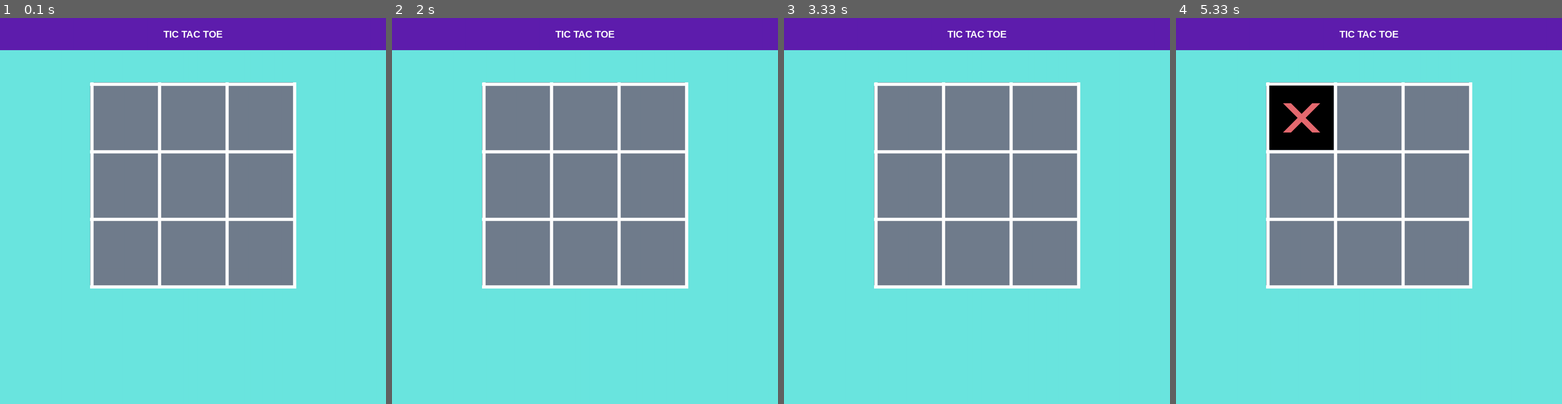
Above: before the commit, frames 1-4 (left to right).
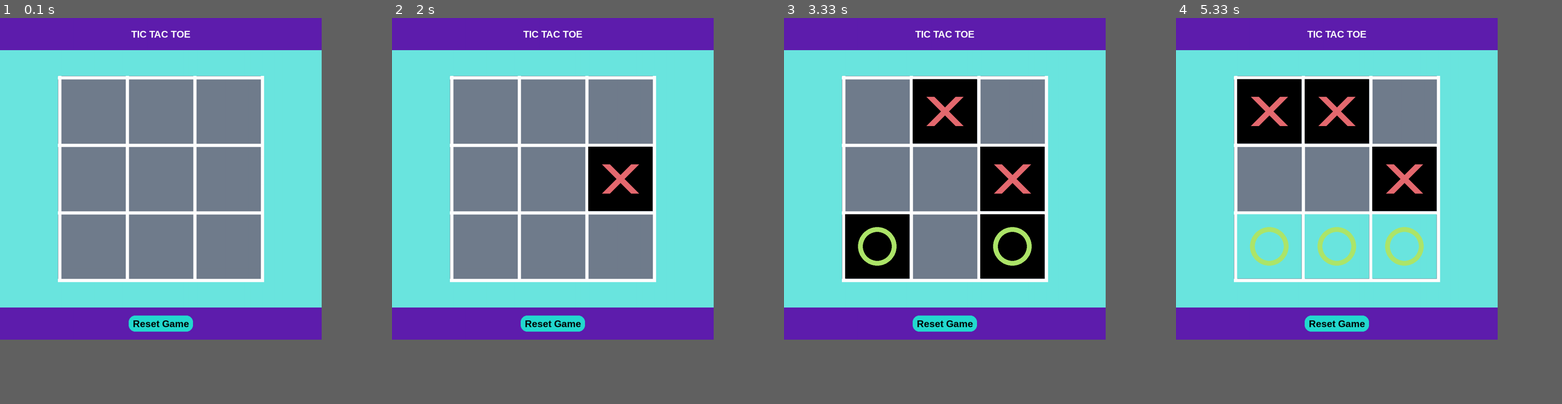
Above: after the commit, the same moments.

Repository: stefanzero/myMissionBitPython
Game: pygame game, started from projects/pygame/tictactoe/main.py
The game is run twice, just before and just after one commit, with the same random seed, the same clock (stepped at 60 frames per second) and the same inputs.
Inputs (mouse positions are in pixels of both pictures, inside the frame that each line leads up to):
- Up to frame 1 (0.1 s): no input
- Up to frame 2 (2 s): press the mouse at (619, 245) at 0.37 s; move the mouse to (534, 187) at 0.47 s; release the mouse at (453, 129) at 0.6 s; click (554, 322) at 0.83 s; press the mouse at (484, 180) at 1.17 s; move the mouse to (581, 238) at 1.27 s; release the mouse at (673, 299) at 1.4 s; press the mouse at (554, 322) at 1.5 s; move the mouse to (519, 303) at 1.6 s; release the mouse at (480, 284) at 1.73 s; press the mouse at (619, 180) at 1.83 s; move the mouse to (542, 203) at 1.93 s
- Up to frame 3 (3.33 s): release the mouse at (853, 230) at 2.07 s; press the mouse at (1011, 245) at 2.17 s; move the mouse to (1023, 268) at 2.27 s; release the mouse at (1034, 295) at 2.4 s; press the mouse at (946, 110) at 2.57 s; move the mouse to (938, 83) at 2.67 s; release the mouse at (930, 60) at 2.8 s; press the mouse at (876, 245) at 3.17 s; move the mouse to (895, 226) at 3.27 s
- Up to frame 4 (5.33 s): release the mouse at (1307, 211) at 3.4 s; move the mouse to (1291, 110) at 3.9 s; click (1291, 110) at 4.28 s; click (1338, 245) at 5.22 s
The window is 900x900 before the commit and 750x750 after it. Grey fills any space a smaller window leaves; there, only what the larger window draws over its background counts as a difference.

The runs differ from the first frame. In frame 1, 24% of the frame differs, in the area x 0-100%, y 0-84%; in frame 2, 26%; in frame 3, 32%; in frame 4, 33%.

Commit message:
Add reset button to tictactoe

Diff:
--- a/projects/pygame/tictactoe/main.py
+++ b/projects/pygame/tictactoe/main.py
@@ -7,26 +7,33 @@
 
 # Initialize Pygame
 pygame.init()
-WIDTH, HEIGHT = 1200, 1200
+WIDTH, HEIGHT = 1000, 1000
 TITLE_WIDTH = WIDTH
 TITLE_HEIGHT = 100
 TITLE_FONT_SIZE = 50
 TITLE_COLOR = (255, 255, 255)
+FOOTER_HEIGHT = TITLE_HEIGHT
+BUTTON_HEIGHT = 50
+BUTTON_WIDTH = 200
+BODY_HEIGHT = HEIGHT - TITLE_HEIGHT - FOOTER_HEIGHT
+
 LINE_WIDTH = 10
 LINE_WIDTH_2 = 5
-
 WIN_LINE_WIDTH = 15
 SQUARE_SIZE = 200
 BOARD_WIDTH = 3 * SQUARE_SIZE + 4 * LINE_WIDTH
 BOARD_HEIGHT = 3 * SQUARE_SIZE + 4 * LINE_WIDTH
 BOARD_LEFT_MARGIN = (WIDTH - BOARD_WIDTH) // 2
-BOARD_TOP_MARGIN = TITLE_HEIGHT + TITLE_HEIGHT
+# BOARD_TOP_MARGIN = TITLE_HEIGHT + TITLE_HEIGHT
+BOARD_TOP_MARGIN = TITLE_HEIGHT + (BODY_HEIGHT - BOARD_HEIGHT) // 2
 BOARD_ROWS = 3
 BOARD_COLS = 3
 CIRCLE_RADIUS = 60
 CIRCLE_WIDTH = 15
 CROSS_WIDTH = 25
 SPACE = 55
+
+FOOTER_TOP_MARGIN = HEIGHT - FOOTER_HEIGHT
 # RGB
 """
   color: rgb(107, 230, 224);
@@ -37,9 +44,17 @@
 RED = (255, 0, 0)
 WHITE = (255, 255, 255)
 BLACK = (0, 0, 0)
+GREEN = (0, 255, 0)
+DARK_GREEN = (0, 100, 0)
 BG_COLOR = (107, 230, 224)
+BUTTON_BG_COLOR = pygame.Color(0, 0, 0)
+BUTTON_BG_COLOR.hsla = (177, 71, 50, 1)
+BUTTON_HOVER_BG_COLOR = pygame.Color(0, 0, 0)
+BUTTON_HOVER_BG_COLOR.hsla = (177, 71, 70, 1)
+BUTTON_BORDER_RADIUS = 10
 # TITLE_BG_COLOR = (162, 107, 230)
 TITLE_BG_COLOR = (95, 30, 174)
+FOOTER_BG_COLOR = TITLE_BG_COLOR
 TITLE_COLOR = WHITE
 BOARD_COLOR = (113, 125, 141)
 X_COLOR = (230, 106, 112)
@@ -69,6 +84,35 @@
     title_rect = title_text.get_rect(center=(TITLE_WIDTH // 2, TITLE_HEIGHT // 2))
     pygame.draw.rect(screen, TITLE_BG_COLOR, (0, 0, TITLE_WIDTH, TITLE_HEIGHT))
     screen.blit(title_text, title_rect)
+
+
+def create_button(action=None):
+    left = (WIDTH - BUTTON_WIDTH) // 2
+    top = FOOTER_TOP_MARGIN + (FOOTER_HEIGHT - BUTTON_HEIGHT) // 2
+    button = Button(
+        text="Reset Game",
+        left=left,
+        top=top,
+        width=BUTTON_WIDTH,
+        height=BUTTON_HEIGHT,
+        font=arial_30_bold,
+        text_color=WHITE,
+        button_color=BUTTON_BG_COLOR,
+        button_hover_color=BUTTON_HOVER_BG_COLOR,
+        border_radius=20,
+        action=action,
+    )
+    return button
+
+
+def draw_footer(screen, button=None):
+    pygame.draw.rect(
+        screen,
+        FOOTER_BG_COLOR,
+        (0, FOOTER_TOP_MARGIN, WIDTH, FOOTER_HEIGHT),
+    )
+    if button:
+        button.draw(screen)
 
 
 def draw_board(screen):
@@ -107,6 +151,80 @@
         x += SQUARE_SIZE + LINE_WIDTH
 
 
+class Button:
+    def __init__(
+        self,
+        top,
+        left,
+        width,
+        height,
+        text,
+        font=None,
+        text_color=BLACK,
+        button_color=BUTTON_BG_COLOR,
+        button_hover_color=BUTTON_HOVER_BG_COLOR,
+        border_radius=BUTTON_BORDER_RADIUS,
+        action=None,
+    ):
+        self.rect = pygame.Rect(
+            left,
+            top,
+            width,
+            height,
+        )
+        self.text = text
+        if font:
+            self.font = font
+        else:
+            self.font = pygame.font.SysFont("arial", 30, bold=True)
+        self.text_color = text_color
+        self.button_color = button_color
+        self.button_hover_color = button_hover_color
+        self.border_radius = border_radius
+        self.action = action
+        self.color = button_color
+        self.hover_color = button_hover_color
+        self.is_hovered = False
+
+    def set_action(self, action):
+        self.action = action
+
+    def draw(self, surface):
+        current_color = self.hover_color if self.is_hovered else self.color
+        pygame.draw.rect(
+            surface, current_color, self.rect, border_radius=self.border_radius
+        )
+
+        text_surface = self.font.render(self.text, True, BLACK)
+        text_rect = text_surface.get_rect(center=self.rect.center)
+        surface.blit(text_surface, text_rect)
+
+    # return True if the hover state changes
+    def redraw(self, event):
+        is_hovered = False
+        if event.type == pygame.MOUSEMOTION:
+            is_hovered = self.rect.collidepoint(event.pos)
+            if is_hovered != self.is_hovered:
+                self.is_hovered = is_hovered
+                return True
+        elif (
+            event.type == pygame.MOUSEBUTTONDOWN and event.button == 1
+        ):  # Left mouse button
+            if self.rect.collidepoint(event.pos):
+                return True
+        return False
+
+    def handle_event(self, event):
+        if event.type == pygame.MOUSEMOTION:
+            self.is_hovered = self.rect.collidepoint(event.pos)
+        if (
+            event.type == pygame.MOUSEBUTTONDOWN and event.button == 1
+        ):  # Left mouse button
+            if self.rect.collidepoint(event.pos):
+                if self.action:
+                    self.action()
+
+
 class Square:
     def __init__(self, x, y, size):
         self.x = x
@@ -167,6 +285,12 @@
                 y = BOARD_TOP_MARGIN + row * (SQUARE_SIZE + LINE_WIDTH) + LINE_WIDTH
                 square = Square(x, y, SQUARE_SIZE)
                 self.squares[row][col] = square
+
+    def reset(self):
+        for row in range(3):
+            for col in range(3):
+                self.squares[row][col].marker = None
+                self.squares[row][col].highlight = False
 
 
 def handle_click(x, y, board):
@@ -238,10 +362,12 @@
 
 async def main():
 
+    board = Board()
     screen = create_screen()
     draw_board(screen)
     draw_title(screen)
-    board = Board()
+    button = create_button(action=board.reset)
+    draw_footer(screen, button)
     pygame.display.flip()
     running = True
     current_marker = "X"
@@ -277,17 +403,19 @@
                     square.marker = current_marker
                     current_marker = "O" if current_marker == "X" else "X"
                     update = True
-        if not update:
-            await asyncio.sleep(0)  # Let other tasks run
-            continue
-
-        draw_board(screen)
-        draw_title(screen)
-        winner = check_win(board)
-        draw_markers(board, screen)
-        if winner:
-            print(f"Player {winner} wins!")
-        pygame.display.flip()
+                button.handle_event(event)
+        if button.redraw(event):
+            update = True
+
+        if update:
+            draw_board(screen)
+            draw_title(screen)
+            draw_footer(screen, button)
+            winner = check_win(board)
+            draw_markers(board, screen)
+            if winner:
+                print(f"Player {winner} wins!")
+            pygame.display.flip()
         await asyncio.sleep(0)  # Let other tasks run
 
 
Not shown, changed: projects/pygame/tictactoe/colors.css
